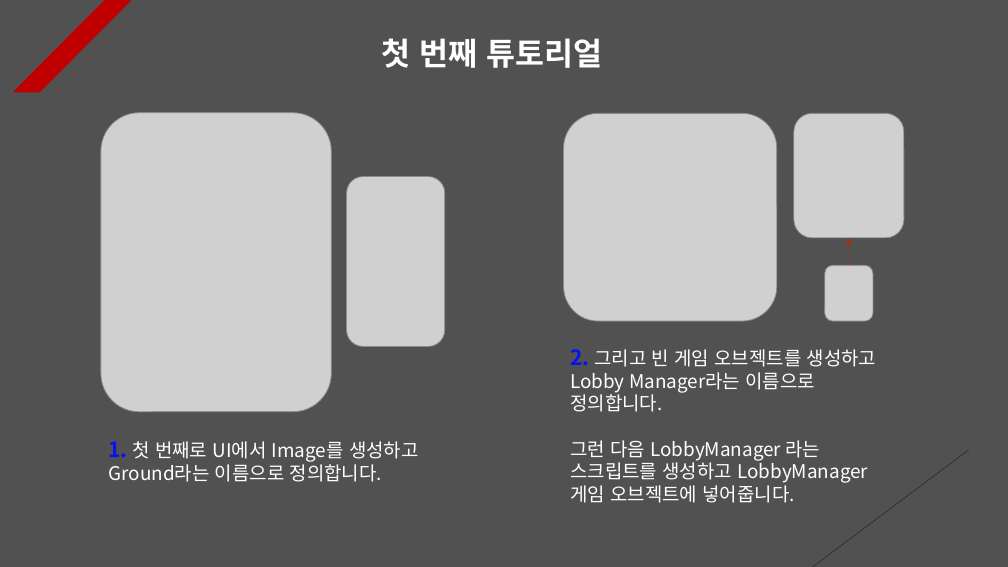
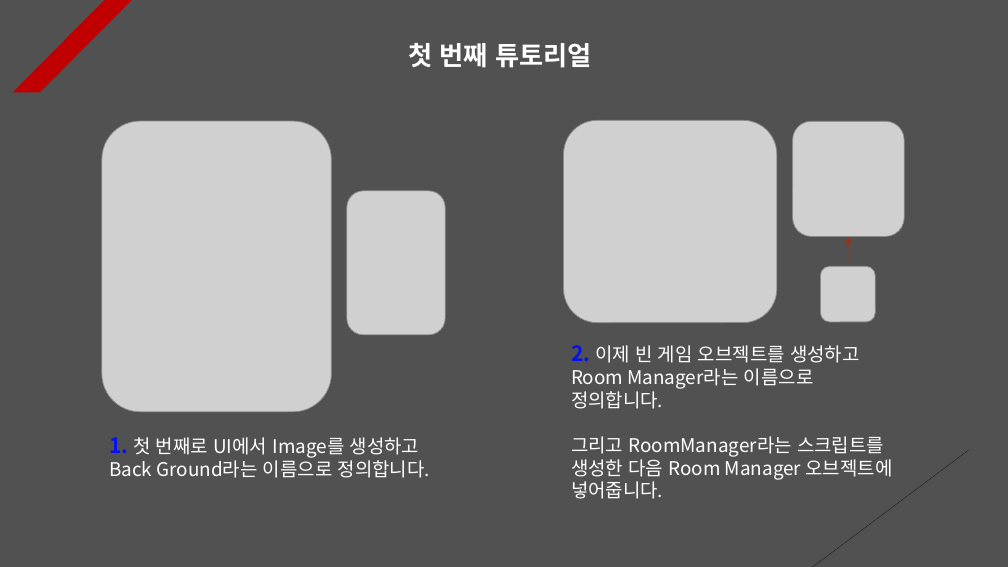
Before and after one commit to Unity2033/3D-UnityEngine, a slide deck: slide 1 of Assets/Class/Photon Server/PPT Data/Photon Room.pptx. Drawn at 1008x567 pixels with LibreOffice and Linux fonts; fonts in the diff are those of the drawing; grey boxes stand for pictures. Boxes give left, top, right and bottom in pixels: in the first picture for what was removed or moved away, otherwise in the second. Text is boxed around its words. In the diff, an @@ line names an element or a change of style, - is before the commit and + after.

Commit message:
Photon Server PPT Data Update
- Create room object using resource
  load

```diff
--- a/Assets/Class/Photon Server/PPT Data/Photon Room.pptx
+++ b/Assets/Class/Photon Server/PPT Data/Photon Room.pptx
@@ text "첫 번째 튜토리얼" at (408, 43, 591, 68): size 30 to 25 pt; alignment left to centre @@
@@ picture: place and size @@
-picture at (101, 113, 331, 412)
+picture at (102, 121, 332, 412)
@@ picture: place and size @@
-picture at (563, 113, 777, 321)
+picture at (563, 120, 777, 323)
@@ picture: place and size @@
-picture at (794, 113, 904, 238)
+picture at (792, 121, 904, 236)
@@ picture: place and size @@
-picture at (346, 177, 445, 347)
+picture at (347, 191, 445, 334)
@@ picture: place and size @@
-picture at (825, 265, 873, 321)
+picture at (820, 266, 876, 322)
@@ text at (571, 345, 893, 499): text changed @@
-2. 그리고 빈 게임 오브젝트를 생성하고 Lobby Manager라는 이름으로 정의합니다.
-그런 다음 LobbyManager 라는 스크립트를 생성하고 LobbyManager 게임 오브젝트에 넣어줍니다.
+2. 이제 빈 게임 오브젝트를 생성하고 Room Manager라는 이름으로 정의합니다.
+그리고 RoomManager라는 스크립트를 생성한 다음 Room Manager 오브젝트에 넣어줍니다.
@@ text at (109, 437, 430, 478): text changed @@
-1. 첫 번째로 UI에서 Image를 생성하고 Ground라는 이름으로 정의합니다.
+1. 첫 번째로 UI에서 Image를 생성하고 Back Ground라는 이름으로 정의합니다.
```
Also in this commit, not shown: 7 other slides changed, 5 slides added, 3 slides removed, 8 other files.
